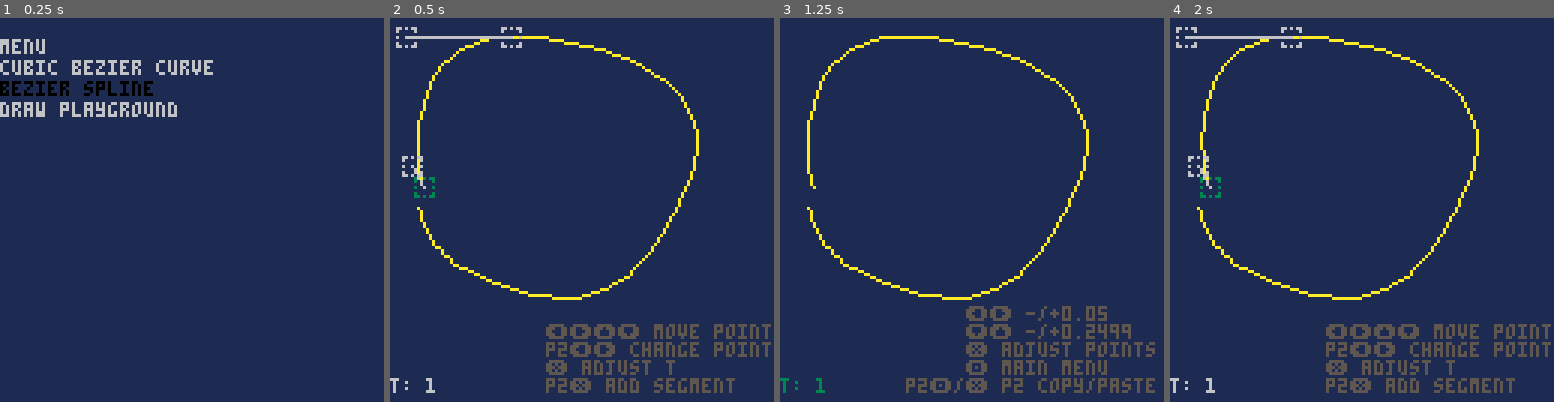
Above: before the commit, frames 1-4 (left to right).
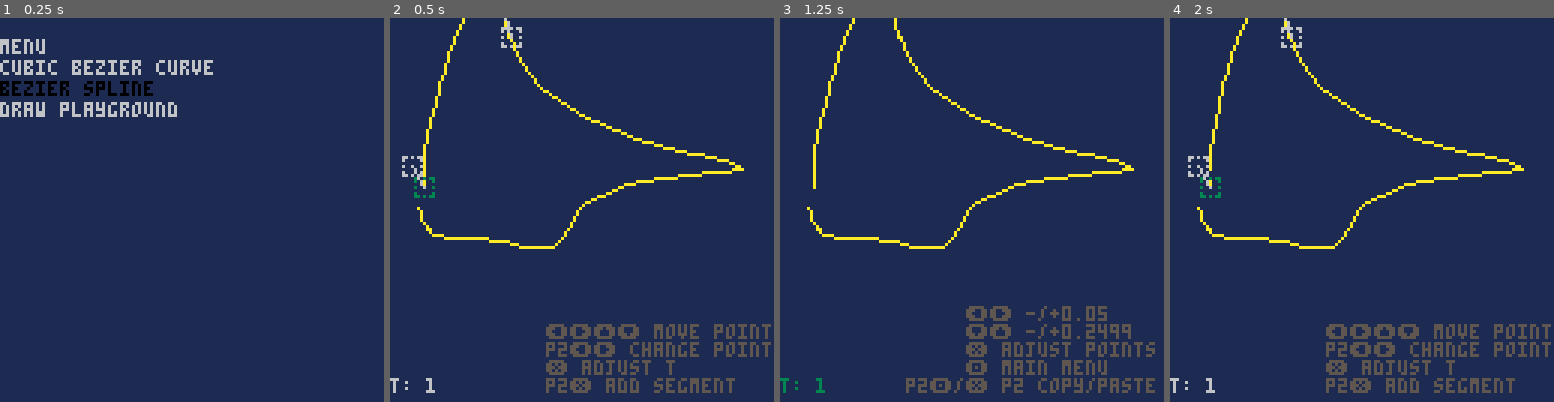
Above: after the commit, the same moments.

Repository: ajbowen249/pico-8-bezier
Game: PICO-8 cartridge bezier.p8
The game is run twice, just before and just after one commit, with the same random seed, the same clock (stepped at 60 frames per second) and the same inputs.
Inputs:
- Up to frame 1 (0.25 s): no input
- Up to frame 2 (0.5 s): tap X (X key) at 0.33 s
- Up to frame 3 (1.25 s): tap O (Z key) at 0.7 s; tap X (X key) at 1.07 s
- Up to frame 4 (2 s): hold Right from 1.6 s (still down); tap O (Z key) at 1.7 s; tap X (X key) at 1.85 s

Frame 1 is identical in both runs. In frame 2, 3.3% of the frame differs, in the area x 1-93%, y 0-74%; in frame 3, 3.1%; in frame 4, 3.3%.

Commit message:
add recursive fill to sprite

Diff:
--- a/bezier.p8
+++ b/bezier.p8
@@ -386,7 +386,7 @@
   -- streteched version of previous
   -- 3,-132.5,20,-101,3,-44.5,-16,5,10,5,10,54.5,36,50,-5.5,81,6,81,6,112,17.5,191,45.5,374,45
   -- bsds.spline = bez_spline_from_string("2, 5,20, 20,20, 20,35, 40,35,    40,35, 60,35, 60,20, 80,20")
-  spline = bez_spline_from_string("4,11.5,56.5,7.5,49,5,6.5,40,6.5,40,6.5,75,6.5,112,22,100,52.5,100,52.5,88,83,73.5,98.25,48.5,92,48.5,92,23.5,85.75,13,78.625,9.5,63.5")
+  spline = bez_spline_from_string("4,11.5,56.5,7.5,49,28.5,-37.5,40,6.5,40,6.5,51.5,50.5,158,47.5,100,52.5,100,52.5,42,57.5,70,82.25,45,76,45,76,20,69.75,13,78.625,9.5,63.5")
 }
 
 function init_bez_spline_demo()
@@ -611,6 +611,7 @@
 dp1s_mode_names = {
   "line",
   "under fill",
+  "recursive fill to sprites",
   "recursive fill",
 }
 
@@ -625,6 +626,7 @@
   dp1s.c_y = 0
   dp1s.mode = 1
   dp1s.transitioned = false
+  dp1s.rec_to_sprite_ready = false
 end
 
 function is_in_bounds(p, bounds)
@@ -760,12 +762,16 @@
   print(dp1s_mode_names[dp1s.mode], dp1s.c_x + 10, dp1s.c_y, 11)
 
   if not dp1s.transitioned then
-    print("(drawing)", dp1s.c_x, dp1s.c_y + 6, 11)
+    if dp1s.mode == 3 then
+      print("(rendering)", dp1s.c_x, dp1s.c_y + 6, 11)
+    else
+      print("(drawing)", dp1s.c_x, dp1s.c_y + 6, 11)
+    end
     dp1s.transitioned = true
     return
   end
 
-  if dp1s.mode == 1 or dp1s.mode == 3 then
+  if dp1s.mode == 1 or dp1s.mode == 4 then
     draw_vector_line(spline.curves, 10)
   end
 
@@ -775,9 +781,43 @@
 
   if dp1s.mode == 2 then
     draw_underfill(spline.curves, screen_bounds, 10)
-  elseif dp1s.mode == 3 then
+    return
+  end
+
+  if dp1s.mode == 4 then
     line(start_point.x, start_point.y, end_point.x, end_point.y, 10)
     flood_fill(point(20, 20), 10, { screen_bounds })
+    return
+  end
+
+  if dp1s.mode == 3 then
+    if not dp1s.rec_to_sprite_ready then
+      poke(0x5f55, 0x00) -- switch draw commands to use spritesheet
+      cls()
+      draw_vector_line(spline.curves, 10)
+      line(start_point.x, start_point.y, end_point.x, end_point.y, 10)
+      flood_fill(point(20, 20), 10, {
+        {
+          min_x = 0,
+          min_y = 0,
+          max_x = 127,
+          max_y = 127,
+        }
+      })
+
+      poke(0x5f55, 0x60) -- switch back to screen space
+
+      dp1s.rec_to_sprite_ready = true
+    end
+
+    -- draw the rendered sprites to the screen
+    for row = 1, 16, 1 do
+      for col = 1, 16, 1 do
+        spr(((row - 1) * 16) + (col - 1), col * 8, row * 8)
+      end
+    end
+
+    return
   end
 end
 
@@ -800,20 +840,30 @@
     dp1s.c_y += camera_move
   end
 
+  local changed_mode = false
+
   if btnp(0, 1) then
     dp1s.mode = dp1s.mode - 1
-    dp1s.transitioned = false
+    changed_mode = true
   end
 
   if btnp(1, 1) then
     dp1s.mode = dp1s.mode + 1
+    changed_mode = true
+  end
+
+  if changed_mode then
     dp1s.transitioned = false
-  end
-
-  if dp1s.mode < 1 then
-    dp1s.mode = 1
-  elseif dp1s.mode > #dp1s_mode_names then
-    dp1s.mode = #dp1s_mode_names
+
+    if dp1s.mode < 1 then
+      dp1s.mode = 1
+    elseif dp1s.mode > #dp1s_mode_names then
+      dp1s.mode = #dp1s_mode_names
+    end
+
+    if dp1s.mode == 4 then
+      dp1s.rec_to_sprite_ready = false
+    end
   end
 
   if btnp(4) then
